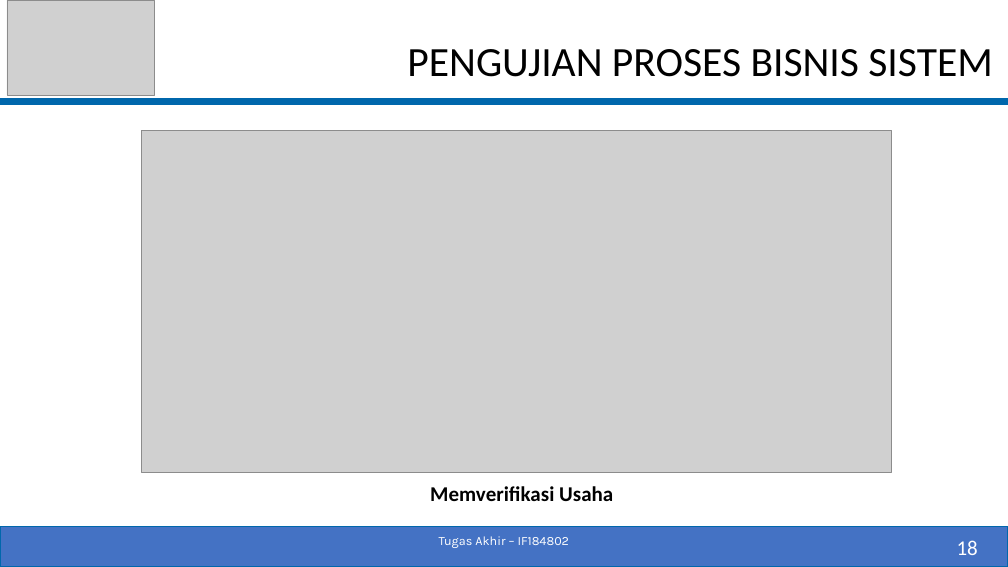
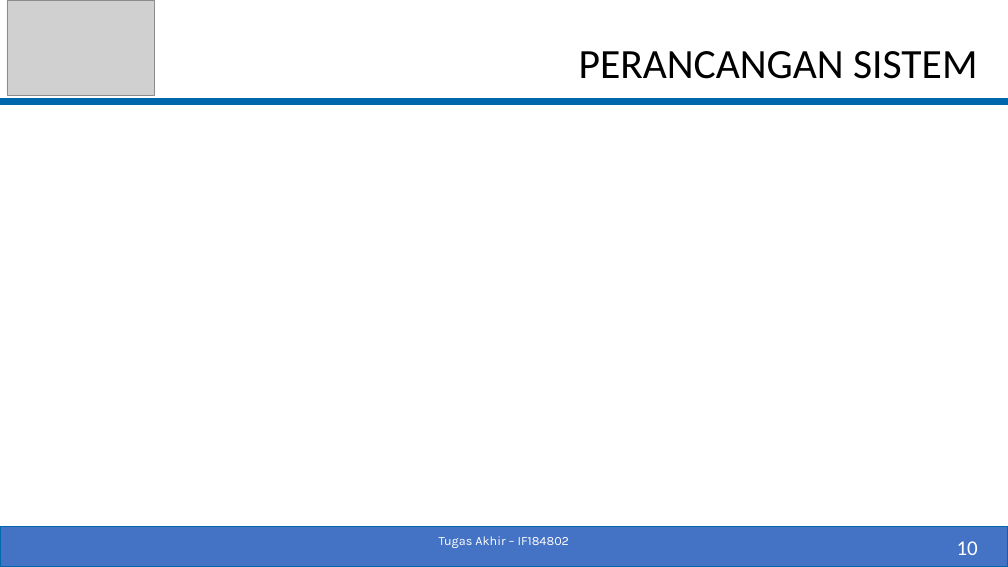
Before and after one commit to fajrisalam/Tugas-Akhir, a slide deck: slide 10 of PPT_SIDANG.pptx (slide 18 before the commit). Drawn at 1008x567 pixels with LibreOffice and Linux fonts; fonts in the diff are those of the drawing; grey boxes stand for pictures. Boxes give left, top, right and bottom in pixels: in the first picture for what was removed or moved away, otherwise in the second. Text is boxed around its words. In the diff, an @@ line names an element or a change of style, - is before the commit and + after.

```diff
--- a/PPT_SIDANG.pptx
+++ b/PPT_SIDANG.pptx
@@ title at box(579, 51, 977, 79): text changed @@
-PENGUJIAN PROSES BISNIS SISTEM
+PERANCANGAN SISTEM
@@ picture removed at box(141, 130, 892, 472) @@
@@ text removed at box(430, 486, 613, 501) @@
-Memverifikasi Usaha
@@ page number at box(957, 541, 978, 555): text changed @@
-18
+10
```
Also in this commit, not shown: 14 other slides changed, 5 slides added, 5 slides removed, 1 other file.
